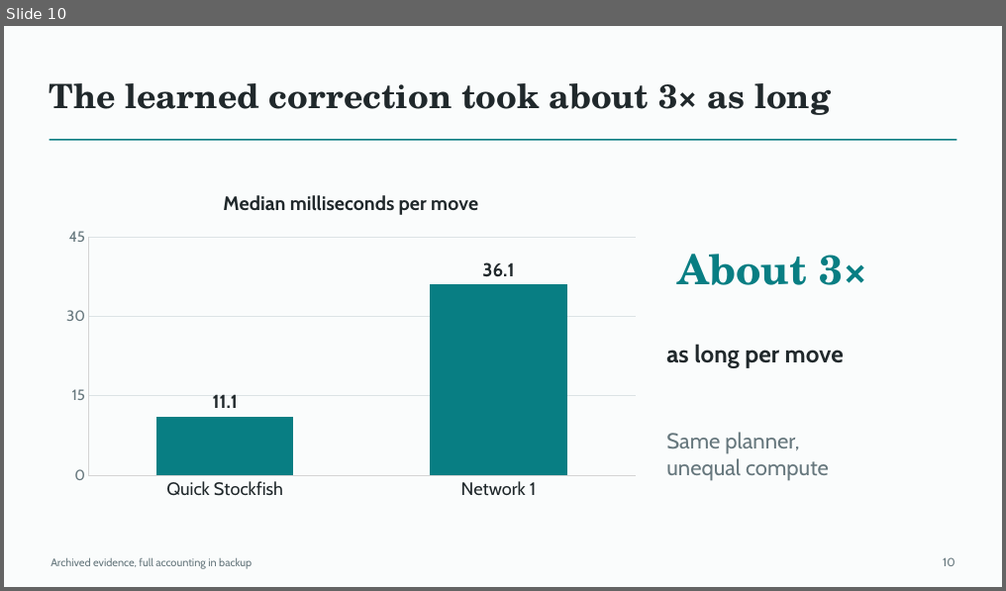
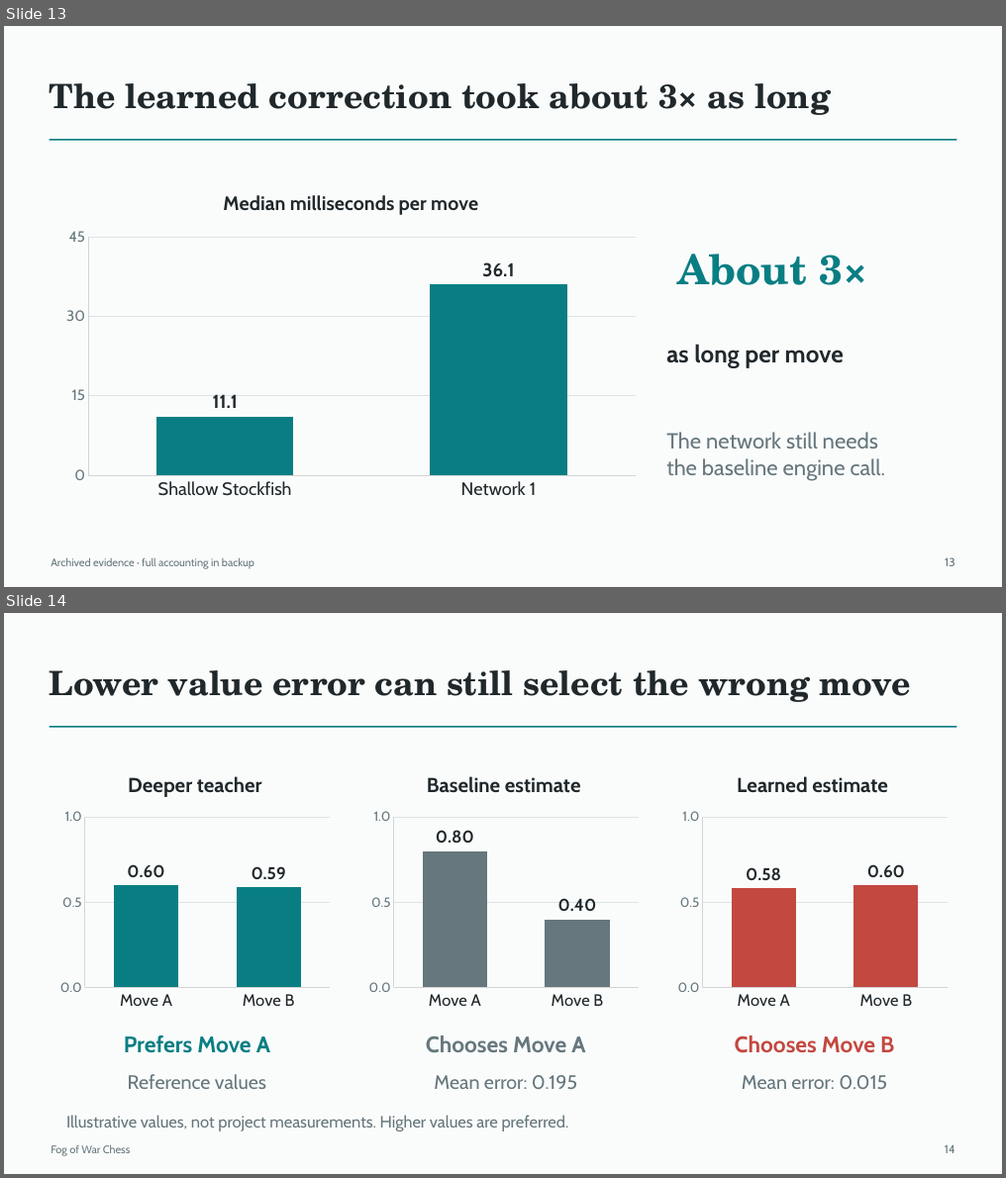
Before and after one commit to Mr-Teal/CS5446_project, a slide deck: docs/drafts/presentation-draft.pptx. Shown one above the other, each under a label of ours: slide 10 before the commit, slides 13 and 14 after it. The pictures are 1006x591 and 1006x1178 pixels, drawn with LibreOffice and Linux fonts; fonts in the diff are those of the drawing. Boxes give left, top, right and bottom in pixels: in the first picture for what was removed or moved away, otherwise in the second. Text is boxed around its words. In the diff, an @@ line names an element or a change of style, - is before the commit and + after.

```diff
--- a/docs/drafts/presentation-draft.pptx
+++ b/docs/drafts/presentation-draft.pptx
@@ slide 14 added at (4,613,1002,1174), background #FAFCFC @@
@@ text added at (50,670,911,702), 32.2 pt, text #20282B, bold @@
+Lower value error can still select the wrong move
@@ rectangle added at (49,726,956,728), fill #087E83 @@
@@ column chart added at (54,759,336,1016) @@
+title "Deeper teacher "
+categories: Move A, Move B
+Series 1: 0.6, 0.59
@@ column chart added at (363,759,645,1016) @@
+title "Baseline estimate "
+categories: Move A, Move B
+Series 1: 0.8, 0.4
@@ column chart added at (672,759,953,1016) @@
+title "Learned estimate "
+categories: Move A, Move B
+Series 1: 0.58, 0.6
@@ text added at (124,1036,270,1054), 21.8 pt, text #087E83, bold @@
+Prefers Move A
@@ text added at (426,1036,585,1054), 21.8 pt, text #66777D, bold @@
+Chooses Move A
@@ text added at (735,1036,894,1054), 21.8 pt, text #C34840, bold @@
+Chooses Move B
@@ text added at (128,1074,266,1089), 18.8 pt, text #66777D @@
+Reference values
@@ text added at (434,1075,577,1089), 18.8 pt, text #66777D @@
+Mean error: 0.195
@@ text added at (742,1075,887,1089), 18.8 pt, text #66777D @@
+Mean error: 0.015
@@ text added at (66,1115,569,1132), 15.8 pt, text #66777D @@
+Illustrative values, not project measurements. Higher values are preferred.
@@ text added at (51,1146,130,1157), 10.5 pt, text #66777D @@
+Fog of War Chess
@@ text added at (944,1145,955,1154), 11.2 pt, text #66777D @@
+14
@@ what was slide 10 is now slide 13 @@
@@ slide 13 changed as well @@
@@ column chart at (54,175,648,507) @@
-categories: Quick Stockfish, Network 1
+categories: Shallow Stockfish, Network 1
@@ text at (666,432,886,481): text changed @@
-Same planner,
-unequal compute
+The network still needs
+the baseline engine call.
@@ text at (51,559,254,570): text changed @@
-Archived evidence, full accounting in backup
+Archived evidence · full accounting in backup
@@ text at (944,558,955,567): text changed @@
-10
+13
```
Also in this commit, not shown: 7 other slides changed, 7 other slides added, 5 slides removed, 3 other files.
